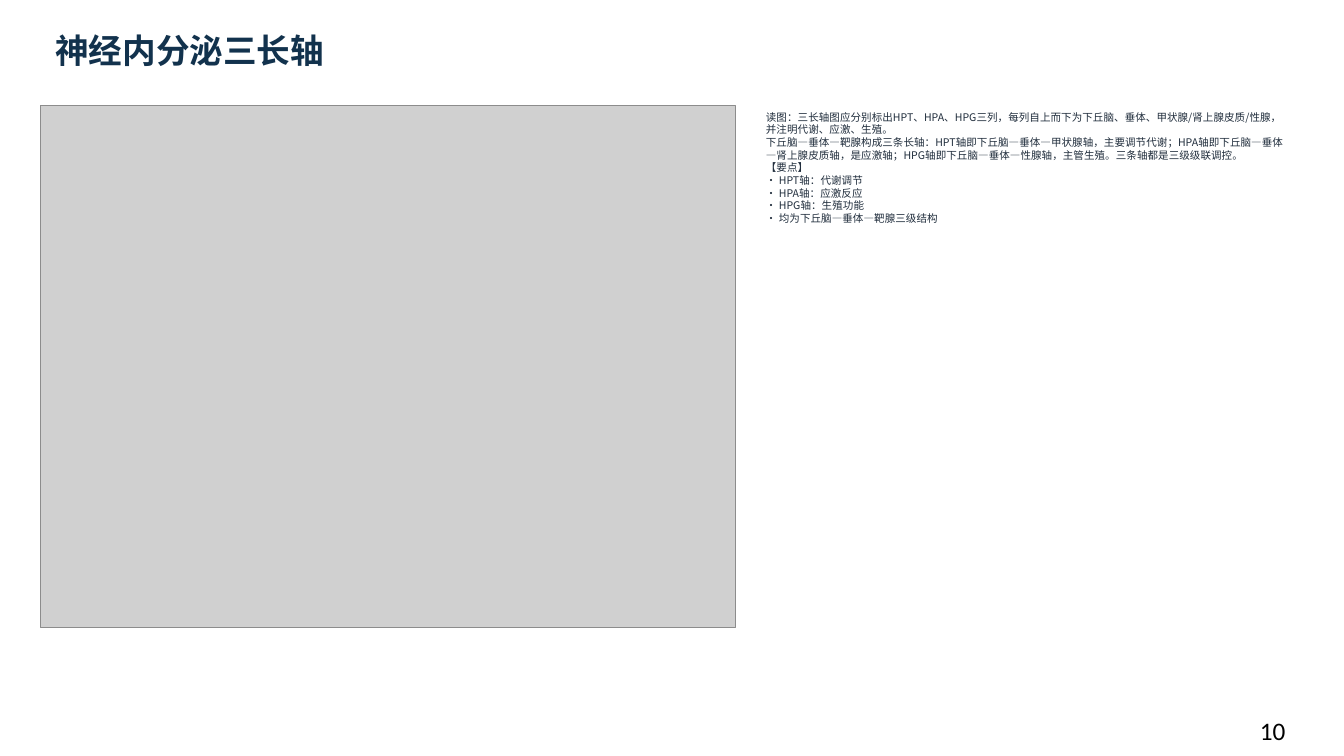
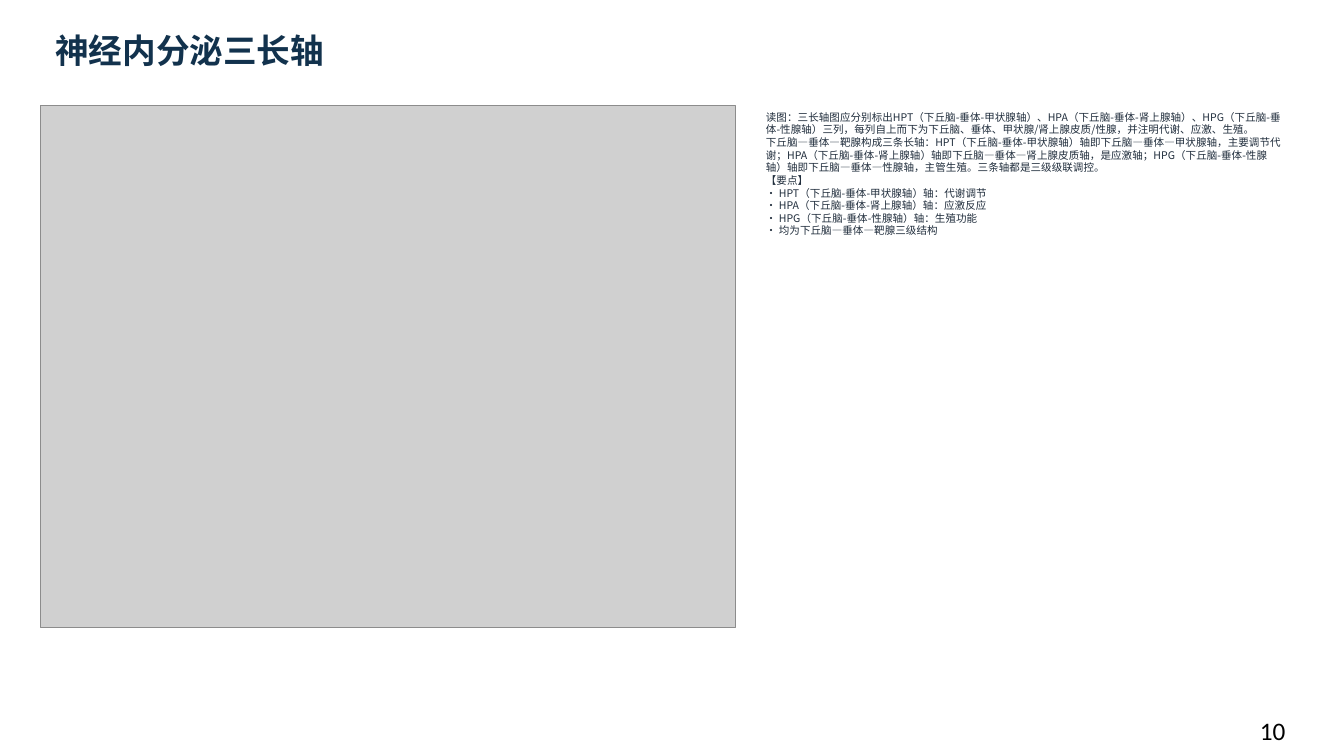
Before and after one commit to newkan-li/Biochemistry, a slide deck: slide 10 of downloads/bc14-ai-style.pptx. Drawn at 1344x756 pixels with LibreOffice and Linux fonts; fonts in the diff are those of the drawing; grey boxes stand for pictures. Boxes give left, top, right and bottom in pixels: in the first picture for what was removed or moved away, otherwise in the second. Text is boxed around its words. In the diff, an @@ line names an element or a change of style, - is before the commit and + after.

```diff
--- a/downloads/bc14-ai-style.pptx
+++ b/downloads/bc14-ai-style.pptx
@@ text at bbox=[766, 112, 1281, 235]: text changed @@
-读图：三长轴图应分别标出HPT、HPA、HPG三列，每列自上而下为下丘脑、垂体、甲状腺/肾上腺皮质/性腺，并注明代谢、应激、生殖。
-下丘脑—垂体—靶腺构成三条长轴：HPT轴即下丘脑—垂体—甲状腺轴，主要调节代谢；HPA轴即下丘脑—垂体—肾上腺皮质轴，是应激轴；HPG轴即下丘脑—垂体—性腺轴，主管生殖。三条轴都是三级级联调控。
-【要点】
-• HPT轴：代谢调节
-• HPA轴：应激反应
-• HPG轴：生殖功能
-• 均为下丘脑—垂体—靶腺三级结构
+读图：三长轴图应分别标出HPT（下丘脑-垂体-甲状腺轴）、HPA（下丘脑-垂体-肾上腺轴）、HPG（下丘脑-垂体-性腺轴）三列，每列自上而下为下丘脑、垂体、甲状腺/肾上腺皮质/性腺，并注明代谢、应激、生殖。
+下丘脑—垂体—靶腺构成三条长轴：HPT（下丘脑-垂体-甲状腺轴）轴即下丘脑—垂体—甲状腺轴，主要调节代谢；HPA（下丘脑-垂体-肾上腺轴）轴即下丘脑—垂体—肾上腺皮质轴，是应激轴；HPG（下丘脑-垂体-性腺轴）轴即下丘脑—垂体—性腺轴，主管生殖。三条轴都是三级级联调控。
+【要点】
+• HPT（下丘脑-垂体-甲状腺轴）轴：代谢调节
+• HPA（下丘脑-垂体-肾上腺轴）轴：应激反应
+• HPG（下丘脑-垂体-性腺轴）轴：生殖功能
+• 均为下丘脑—垂体—靶腺三级结构
```
Also in this commit, not shown: 22 other slides changed, 5 other files.
